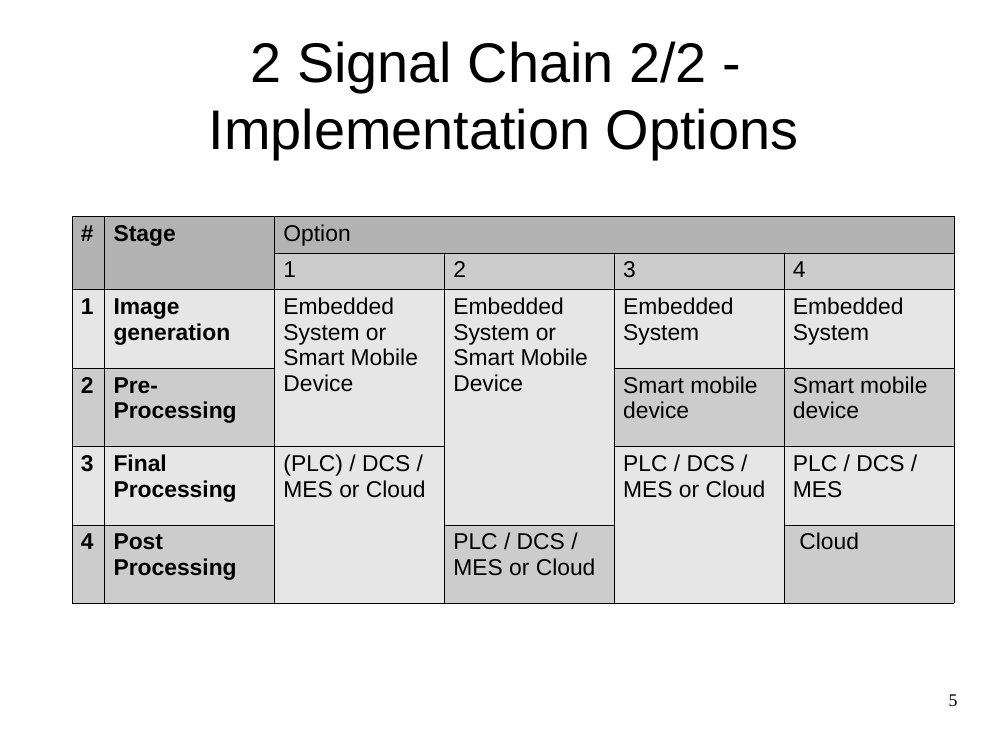
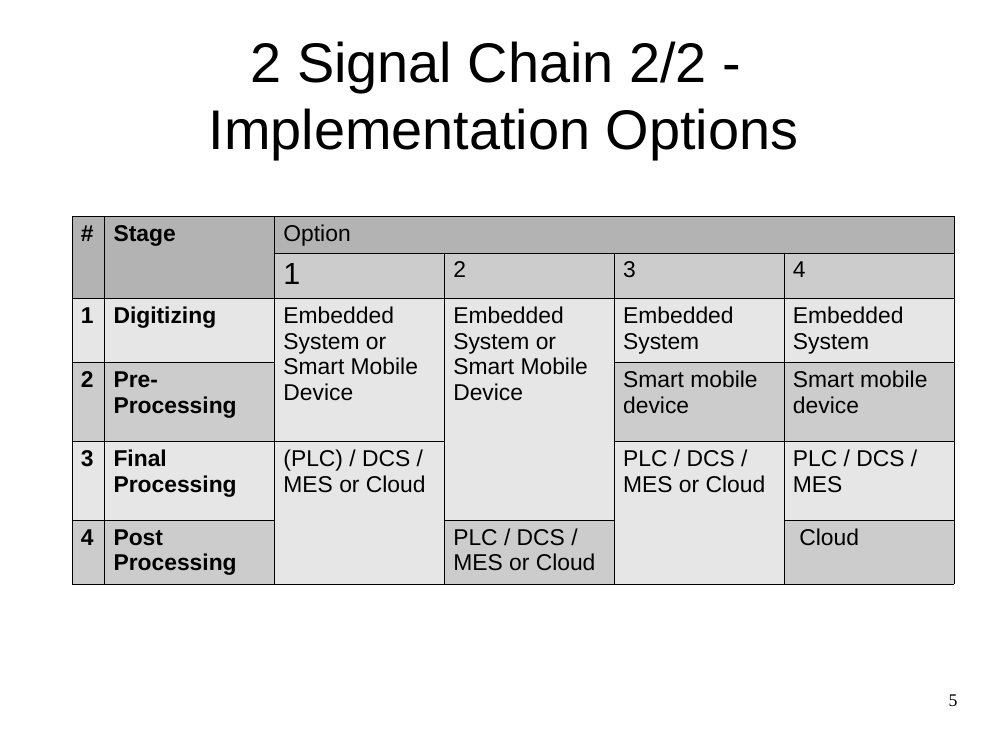
Before and after one commit to smartblitzmerker/documentation-smartblitzmerker, a slide deck: slide 5 of doc/slides/smartblitzmerker.odp. Drawn at 1008x756 pixels with LibreOffice and Linux fonts; fonts in the diff are those of the drawing. Boxes give left, top, right and bottom in pixels: in the first picture for what was removed or moved away, otherwise in the second. Text is boxed around its words. In the diff, an @@ line names an element or a change of style, - is before the commit and + after.

Commit message:
Slides update

```diff
--- a/doc/slides/smartblitzmerker.odp
+++ b/doc/slides/smartblitzmerker.odp
@@ table at [72, 216, 956, 579] @@
-row 3, column 2: Image generation
+row 3, column 2: Digitizing
@@ size 18 to 24 pt in "1" @@
```
